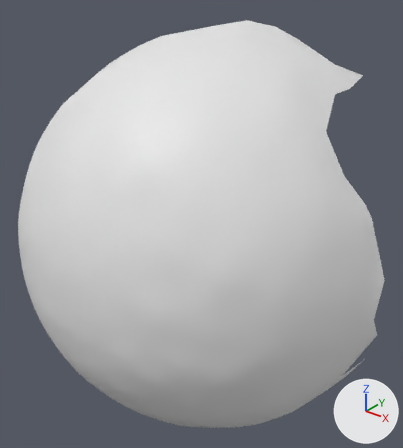
Two versions of the OBJ model res/final/onecam_fullvolume/cleanedup/FullVolium.000389.obj, one commit apart.
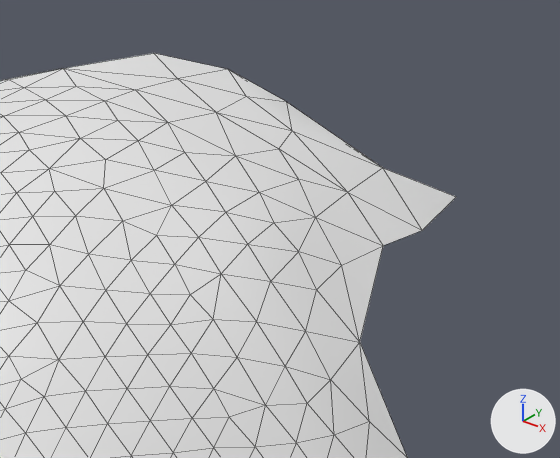
There are two pictures of each version: one whole from a 50 mm camera at (-368.3, -273.8, 564.8) aimed at (-490.5, -121.0, 470.0), one close up on the part from 47% to 100% of the width and 0% to 39% of the height. Every picture has the same lights, and +X, +Y and +Z are marked at lower right. The close-ups show mesh edges as thin lines. Where no turn or scale is listed for an object, it has been applied to the vertices.

In view in the first close-up: 'FullVolium.000389'.
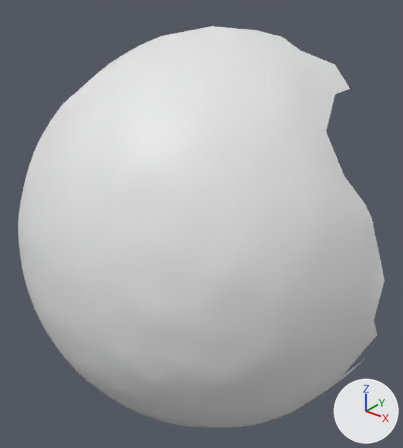
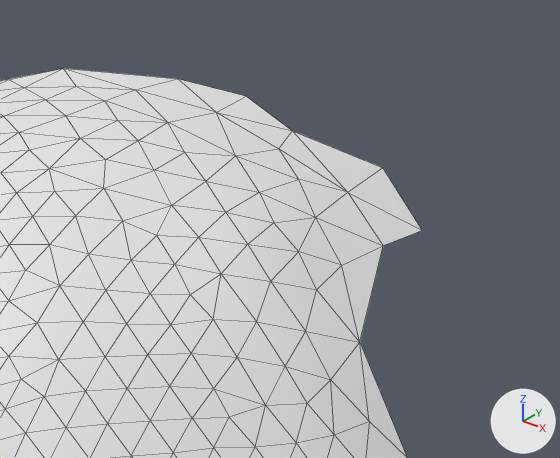
Changed parts and their boxes [x1, y1, x2, y2] in the close-ups (560 x 458 px):
```json
{"object": "FullVolium.000389", "change": "reshaped", "before": [0, 53, 456, 458], "after": [0, 68, 422, 458]}
{"part": 1, "of": "me_fullvolium_000389", "change": "deleted", "before": [65, 53, 456, 230]}
```

Edits to the scene script, one JSON object a line:
```json
{"block": "me_fullvolium_000389", "where": "me_fullvolium_000389.from_pydata(...)  # 1300 vertices, 2550 faces; spans x -571.0..-419.0, y -184.0..-75.0, z 382.0..542.0"}
{"block": "me_fullvolium_000389", "where": "# used by ob_fullvolium_000389; location = (0.0, 0.0, 0.0)"}
{"block": "me_fullvolium_000389", "where": "# verts and faces of me_fullvolium_000389; kept vertices keep their numbers, new ones are numbered from 1300"}
{"block": "me_fullvolium_000389", "where": "# before: 1238 (-498.0, -106.0, 541.0) at pixel (63, 68), 1283 (-468.0, -94.0, 534.0) at pixel (292, 130), 1284 (-477.0, -91.0, 538.0) at pixel (246, 96), 1285 (-474.0, -86.0, 537.0) at pixel (286, 101), 1286 (-486.0, -82.0, 540.0) at pixel (228, 69)"}
{"block": "me_fullvolium_000389", "where": "# before: 1287 (-486.0, -95.0, 540.0) at pixel (177, 78), 1294 (-448.0, -93.0, 523.0) at pixel (422, 230), 1297 (-495.0, -88.0, 542.0) at pixel (153, 53), 1298 (-457.0, -88.0, 530.0) at pixel (382, 167), 1299 (-452.0, -75.0, 524.0) at pixel (456, 196)"}
{"block": "me_fullvolium_000389", "change": "me_fullvolium_000389 part 1"}
{"op": "add", "block": "me_fullvolium_000389", "code": "delete_vertices([1285, 1286, 1297, 1299])  # with the faces that use them"}
```
